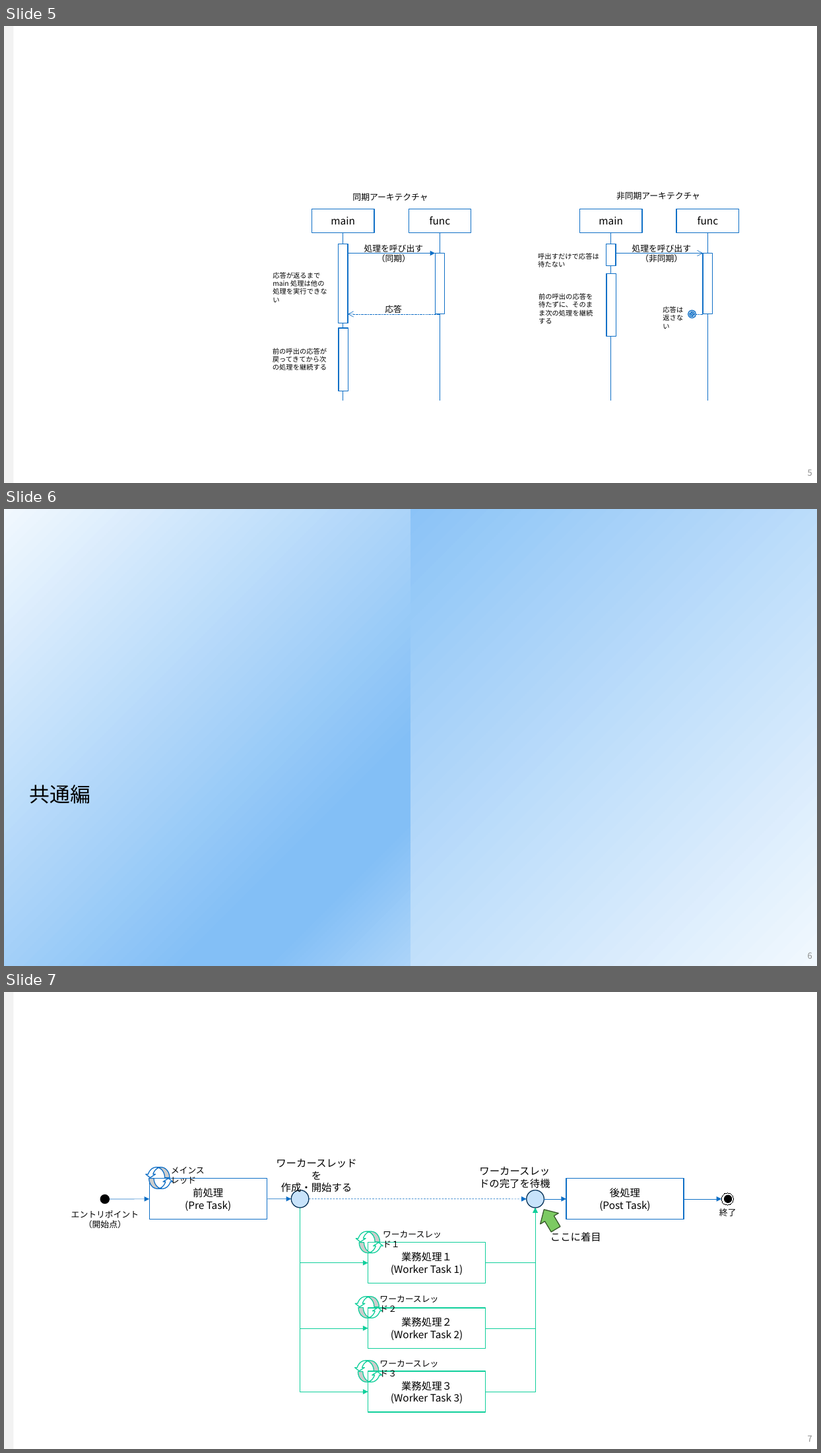
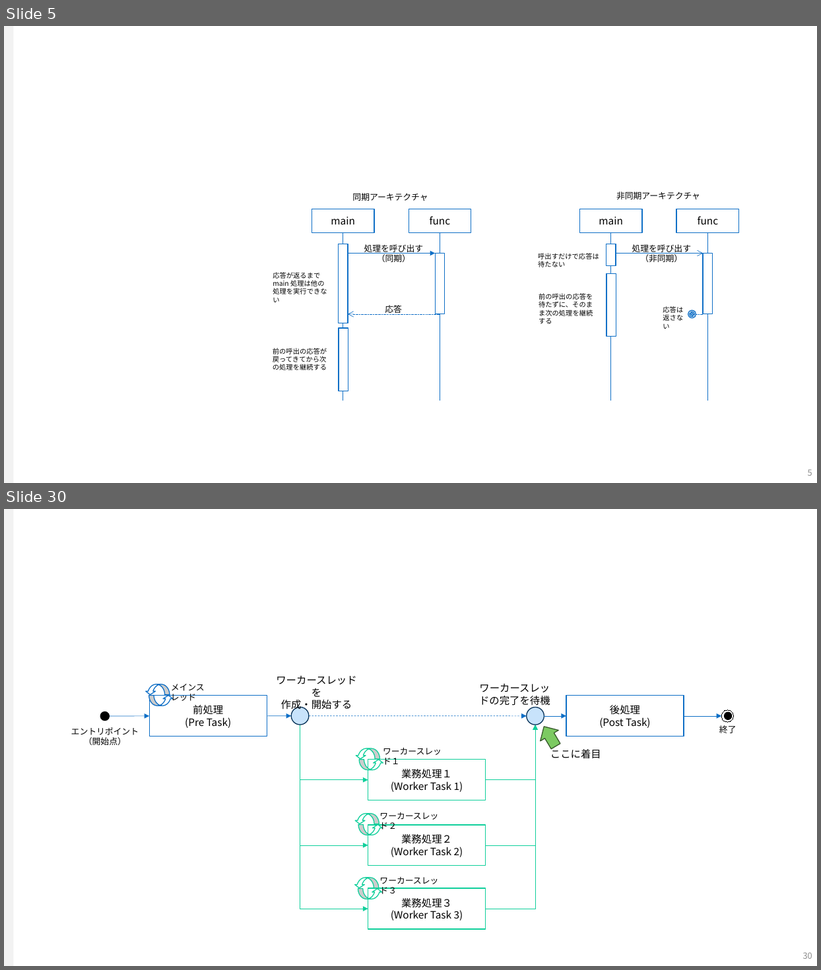
Before and after one commit to koytak-blog/koytak-blog.github.io, a slide deck: articles/multithread-app-arch/assets/images.pptx. Shown one above the other, each under a label of ours: slides 5, 6 and 7 before the commit, slides 5 and 30 after it; the slides between them are not shown. The pictures are 821x1453 and 821x970 pixels, drawn with LibreOffice and Linux fonts; fonts in the diff are those of the drawing. Boxes give left, top, right and bottom in pixels: in the first picture for what was removed or moved away, otherwise in the second. Text is boxed around its words. In the diff, an @@ line names an element or a change of style, - is before the commit and + after.

```diff
--- a/articles/multithread-app-arch/assets/images.pptx
+++ b/articles/multithread-app-arch/assets/images.pptx
@@ slide 6 removed at [4,509,817,966], background gradient #F1F8FE to #83BFF6 to #ACD4F9 @@
@@ rectangle removed at [4,509,411,966] @@
@@ title removed at [30,785,90,804] @@
-共通編
@@ page number removed at [808,953,812,959] @@
-6
@@ what was slide 7 is now slide 30 @@
@@ page number at [803,953,812,959]: text changed @@
-7
+30
```
Also in this commit, not shown: 1 slide added, 1 other file.
